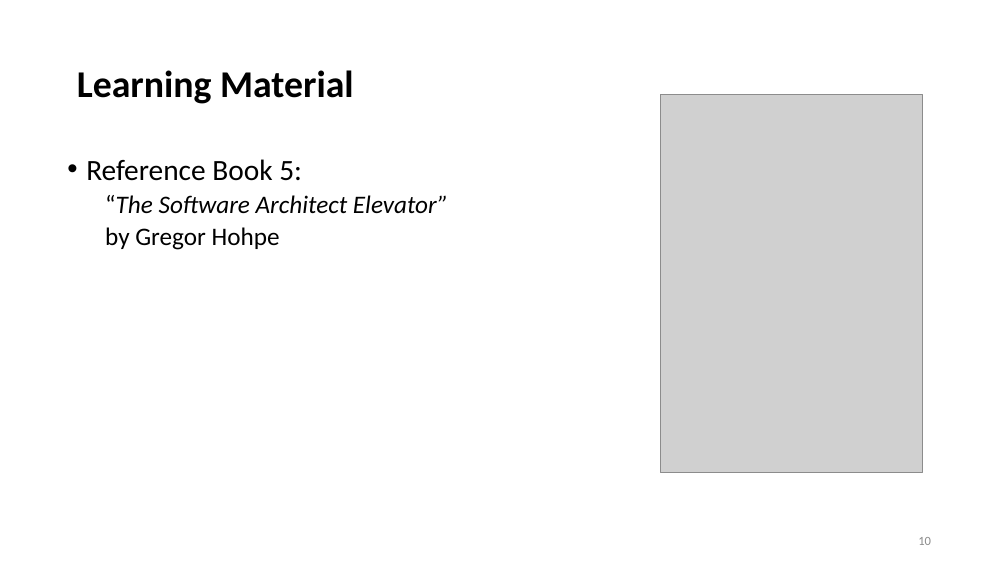
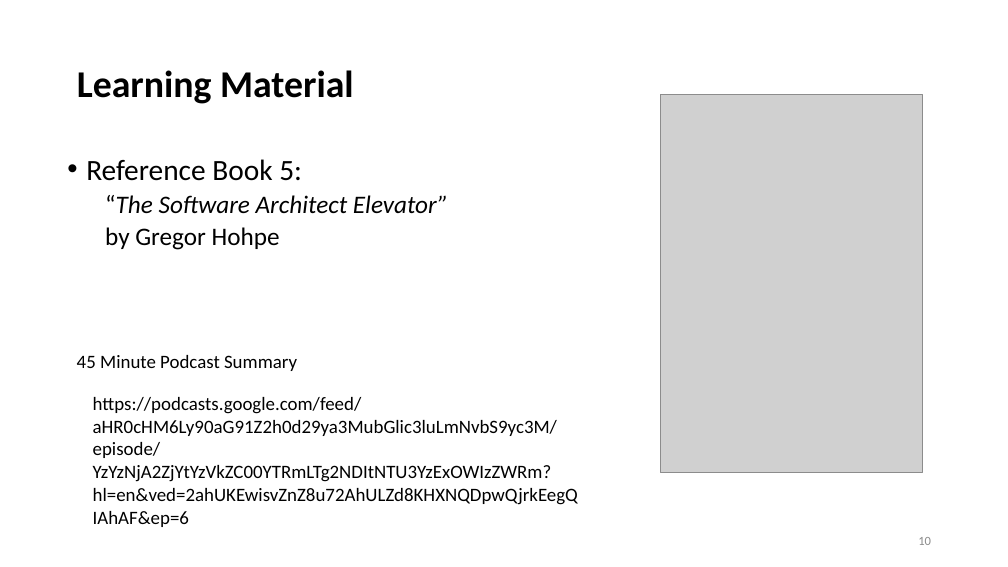
Before and after one commit to ArchitectingSoftware/SE577-SoftwareArchitecture, a slide deck: slide 10 of lectures/Week 1 - Course Overview.pptx. Drawn at 1008x567 pixels with LibreOffice and Linux fonts; fonts in the diff are those of the drawing; grey boxes stand for pictures. Boxes give left, top, right and bottom in pixels: in the first picture for what was removed or moved away, otherwise in the second. Text is boxed around its words. In the diff, an @@ line names an element or a change of style, - is before the commit and + after.

```diff
--- a/lectures/Week 1 - Course Overview.pptx
+++ b/lectures/Week 1 - Course Overview.pptx
@@ text added at (77, 355, 297, 371), 18 pt, text #000000 @@
+45 Minute Podcast Summary
@@ text added at (93, 397, 578, 527), 18 pt, text #000000 @@
+https://podcasts.google.com/feed/aHR0cHM6Ly90aG91Z2h0d29ya3MubGlic3luLmNvbS9yc3M/episode/YzYzNjA2ZjYtYzVkZC00YTRmLTg2NDItNTU3YzExOWIzZWRm?hl=en&ved=2ahUKEwisvZnZ8u72AhULZd8KHXNQDpwQjrkEegQIAhAF&ep=6
```
Also in this commit, not shown: 3 other slides changed, 2 other files.
